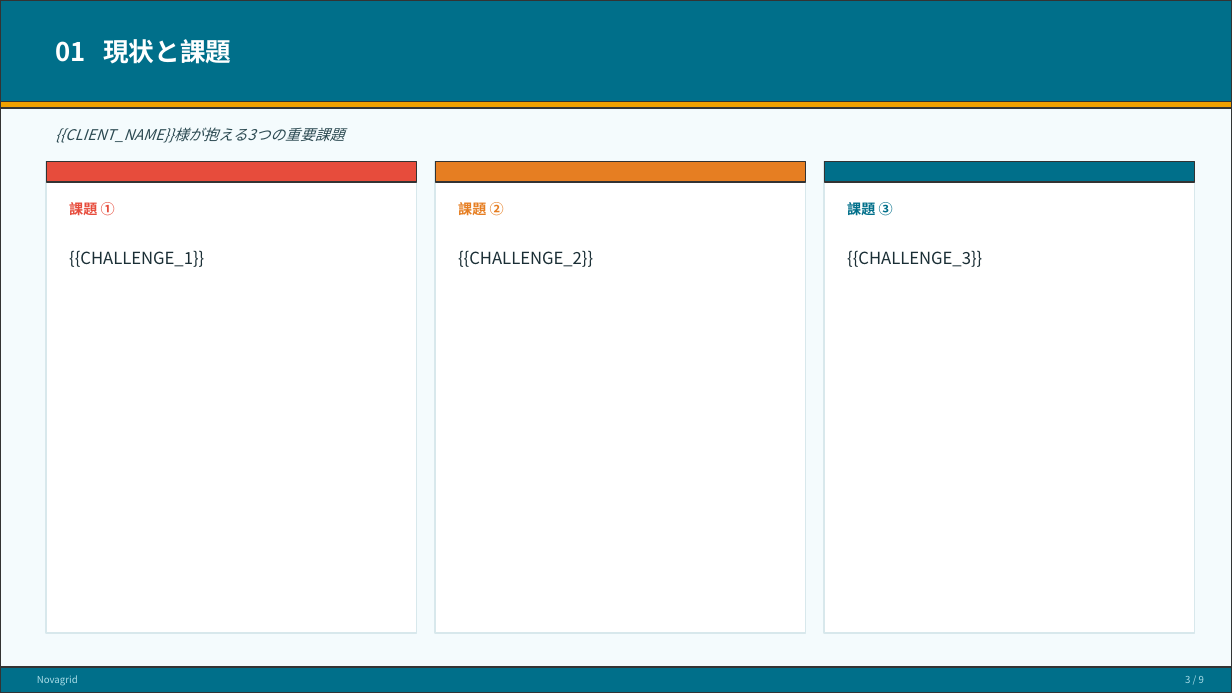
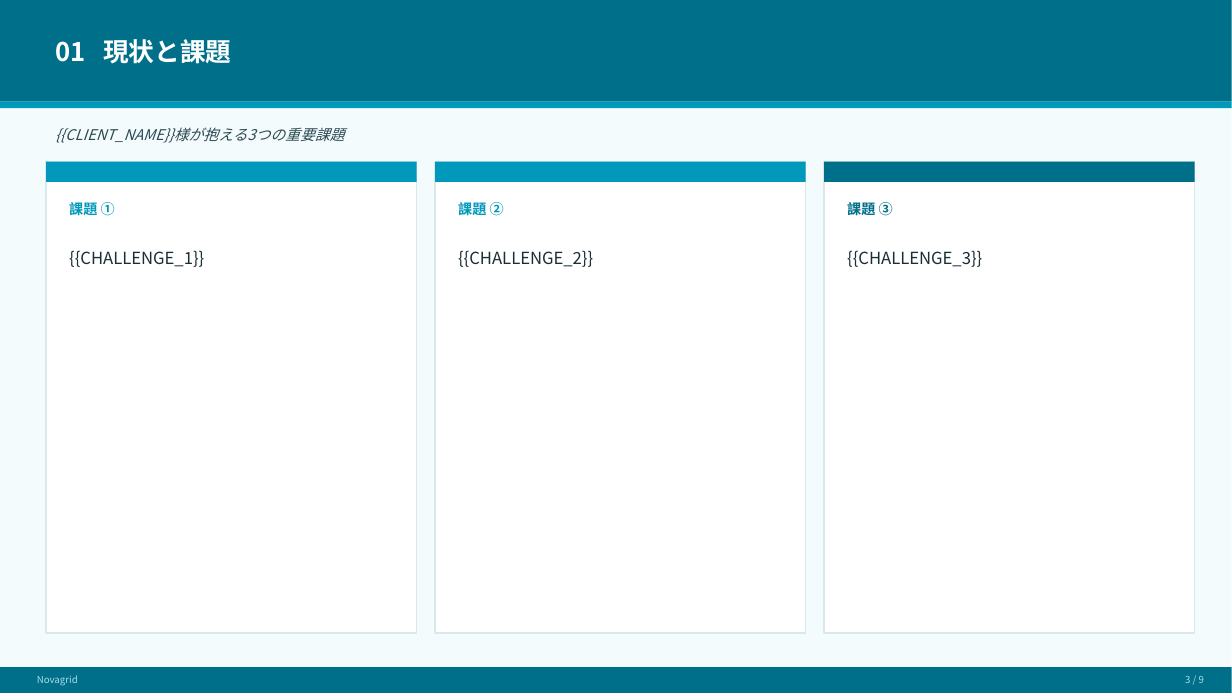
Before and after one commit to soraiida-glitch/exhibition-asset, a slide deck: slide 3 of templates/proposal_template.pptx. Drawn at 1232x693 pixels with LibreOffice and Linux fonts; fonts in the diff are those of the drawing. Boxes give left, top, right and bottom in pixels: in the first picture for what was removed or moved away, otherwise in the second. Text is boxed around its words. In the diff, an @@ line names an element or a change of style, - is before the commit and + after.

```diff
--- a/templates/proposal_template.pptx
+++ b/templates/proposal_template.pptx
@@ rectangle at <box>0,102,1232,108</box>: fill #F0A000 to #0098BB; outline #333333 1 pt to none @@
@@ rectangle at <box>46,162,417,182</box>: fill #E74C3C to #0098BB; outline #333333 1 pt to none @@
@@ rectangle at <box>435,162,806,182</box>: fill #E67E22 to #0098BB; outline #333333 1 pt to none @@
@@ outline #333333 1 pt to none in 4 elements at <box>0,0,1232,693</box>, <box>0,0,1232,102</box>, <box>0,667,1232,693</box>, <box>824,162,1195,182</box> @@
@@ text "課題 ①" at <box>69,200,115,218</box>: text colour #E74C3C to #0098BB @@
@@ text "課題 ②" at <box>458,200,504,218</box>: text colour #E67E22 to #0098BB @@
```
Also in this commit, not shown: 8 other slides changed, 8 other files.
